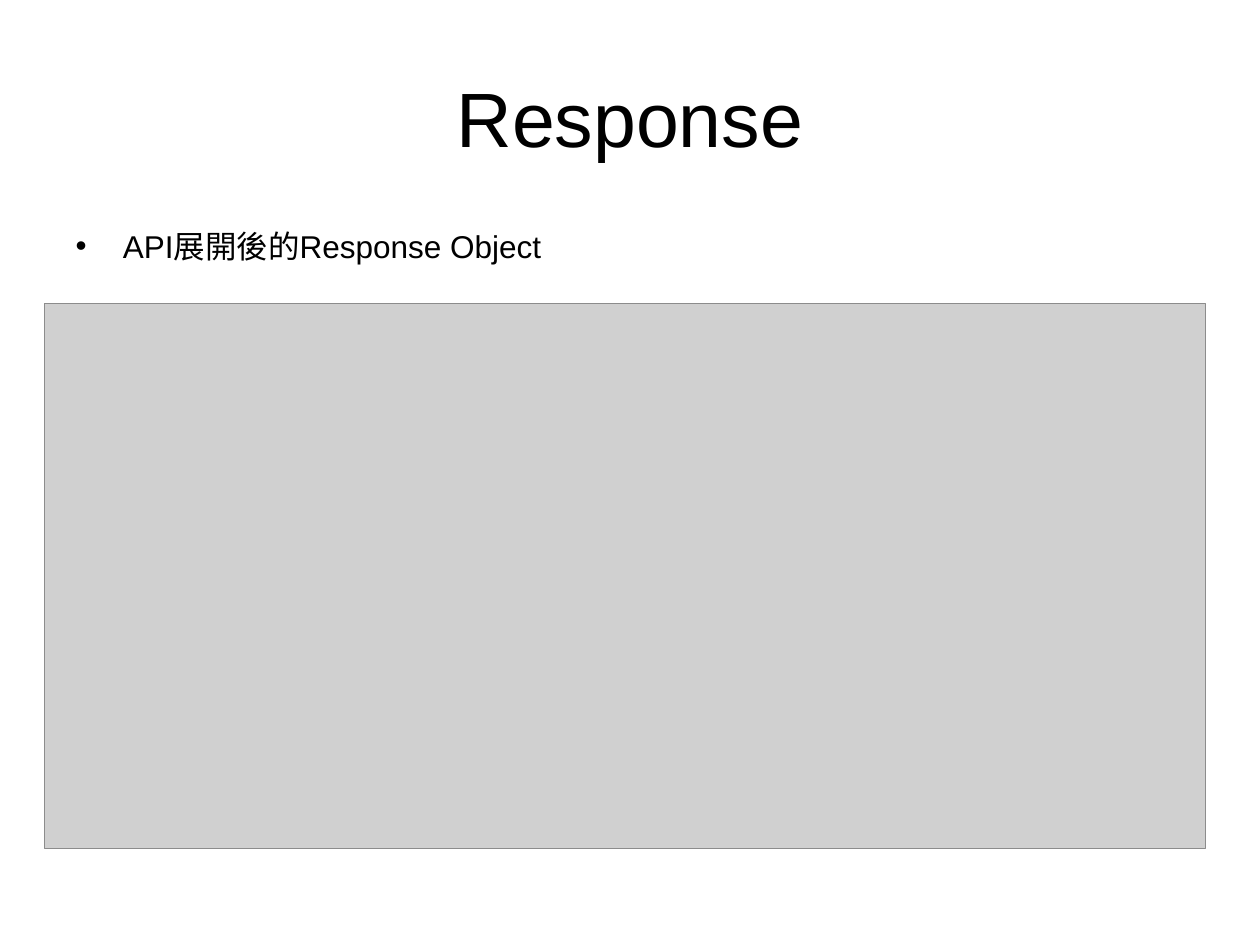
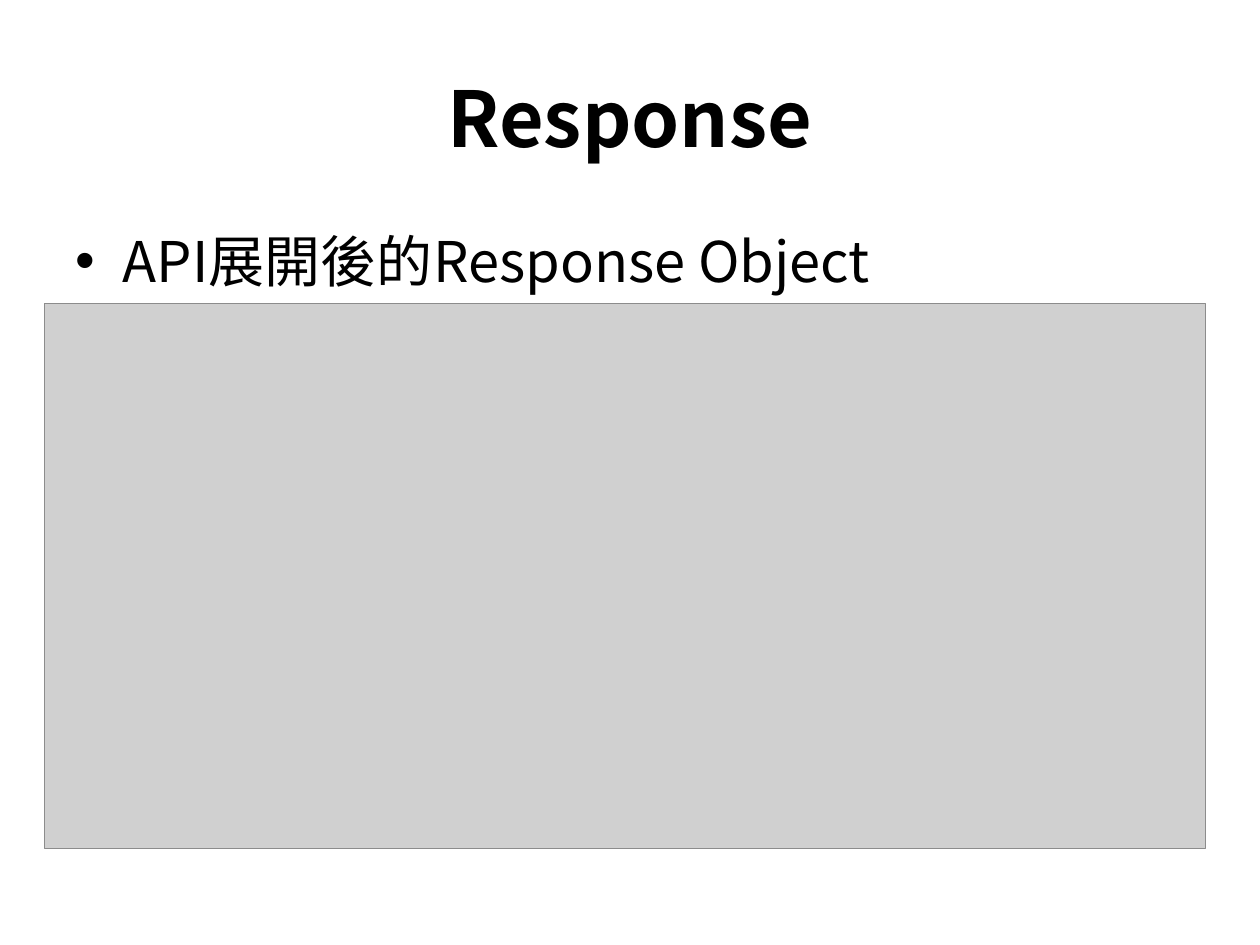
Before and after one commit to xyz90161/PPT, a slide deck: slide 11 of swagger_UI.pptx (slide 9 before the commit). Drawn at 1260x945 pixels with LibreOffice and Linux fonts; fonts in the diff are those of the drawing; grey boxes stand for pictures; background and template pictures are left out. Boxes give left, top, right and bottom in pixels: in the first picture for what was removed or moved away, otherwise in the second. Text is boxed around its words. In the diff, an @@ line names an element or a change of style, - is before the commit and + after.

```diff
--- a/swagger_UI.pptx
+++ b/swagger_UI.pptx
@@ title "Response" at <box>448,90,812,164</box>: font Arial to Noto Sans CJK SC, bold on @@
@@ text "API展開後的Response Object" at <box>123,235,870,296</box>: size 18 to 32 pt, font Arial to Noto Sans CJK SC; more space between paragraphs @@
```
Also in this commit, not shown: 9 other slides changed, 3 slides added.
